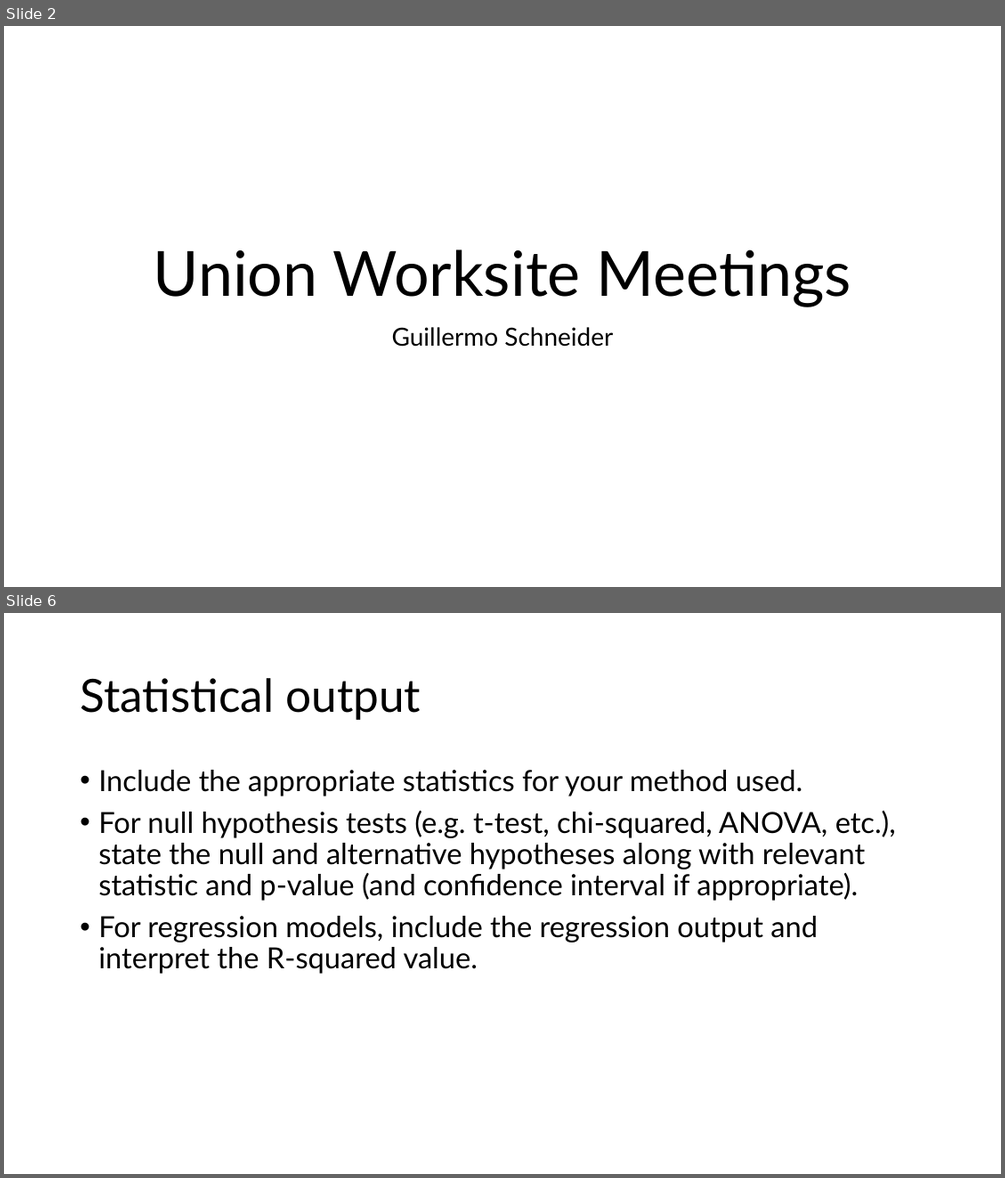
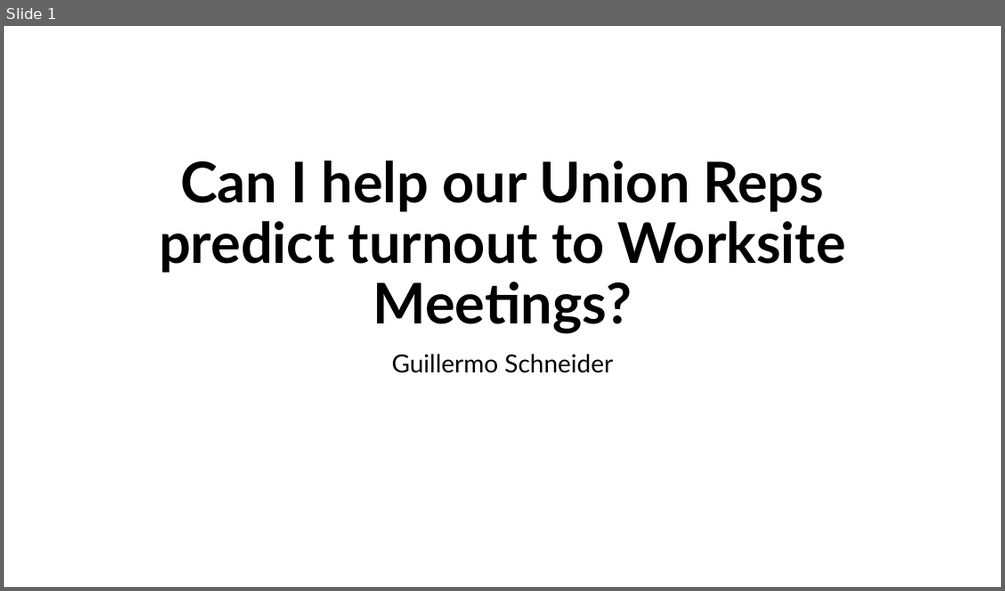
Before and after one commit to GuillermoCharlesSchneider/DATA-606, a slide deck: Project/FinalProjectPresentation.pptx. Shown one above the other, each under a label of ours: slides 2 and 6 before the commit, slide 1 after it; the slides between them are not shown. The pictures are 1005x1178 and 1005x591 pixels, drawn with LibreOffice and Linux fonts; fonts in the diff are those of the drawing. Boxes give left, top, right and bottom in pixels: in the first picture for what was removed or moved away, otherwise in the second. Text is boxed around its words. In the diff, an @@ line names an element or a change of style, - is before the commit and + after.

```diff
--- a/Project/FinalProjectPresentation.pptx
+++ b/Project/FinalProjectPresentation.pptx
@@ slide 6 removed at (4, 613, 1001, 1174), background #FFFFFF @@
@@ title removed at (80, 678, 421, 720) @@
-Statistical output
@@ text removed at (98, 770, 896, 973) @@
-• Include the appropriate statistics for your method used.
-• For null hypothesis tests (e.g. t-test, chi-squared, ANOVA, etc.), state the null and alternative hypotheses along with relevant statistic and p-value (and confidence interval if appropriate).
-• For regression models, include the regression output and interpret the R-squared value.
@@ what was slide 2 is now slide 1 @@
@@ slide 1 changed as well @@
@@ title at (159, 160, 846, 334): text changed; size 60 to 54 pt; bold on @@
-Union Worksite Meetings
+Can I help our Union Reps predict turnout to Worksite Meetings?
@@ subtitle "Guillermo Schneider": place and size @@
-subtitle "Guillermo Schneider" at (392, 327, 613, 346)
+subtitle "Guillermo Schneider" at (392, 354, 613, 373)
```
Also in this commit, not shown: 13 slides added, 5 other slides removed, 4 other files.
